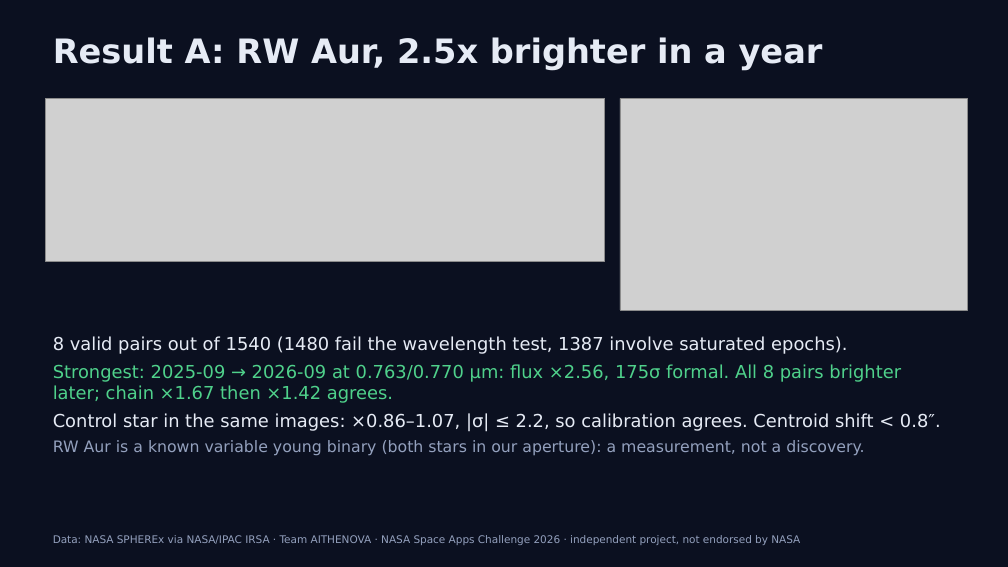
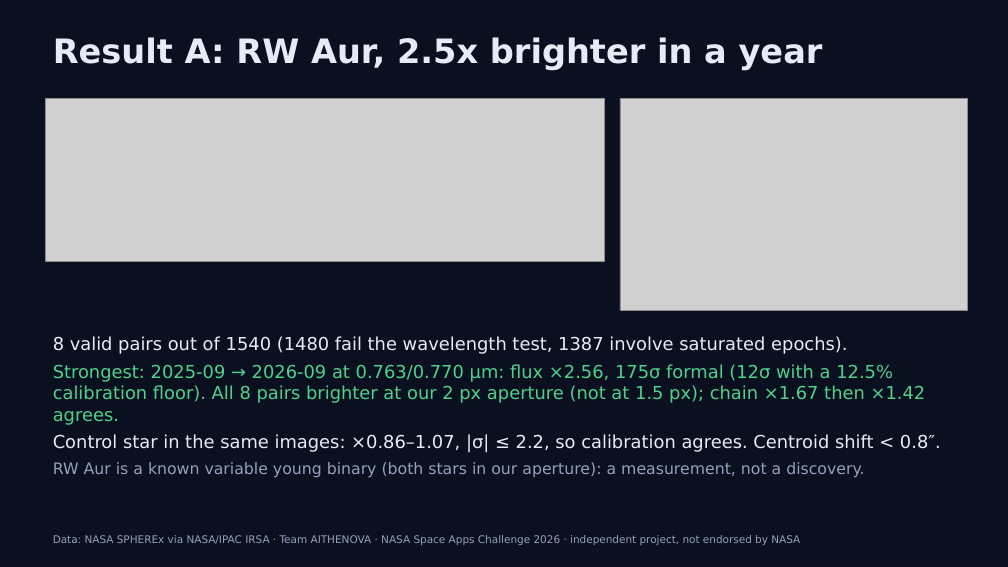
Before and after one commit to evantampa129/HIPPARCHUS-SpaceApps2026, a slide deck: slide 5 of presentation/hipparchus_7_slides.pptx. Drawn at 1008x567 pixels with LibreOffice and Linux fonts; fonts in the diff are those of the drawing; grey boxes stand for pictures. Boxes give left, top, right and bottom in pixels: in the first picture for what was removed or moved away, otherwise in the second. Text is boxed around its words. In the diff, an @@ line names an element or a change of style, - is before the commit and + after.

Commit message:
Add the Judge Mode page and evidence capsules, and state the formal 175 sigma next to the calibrated value.

```diff
--- a/presentation/hipparchus_7_slides.pptx
+++ b/presentation/hipparchus_7_slides.pptx
@@ text at bbox=[53, 364, 926, 425]: text changed @@
-Strongest: 2025-09 → 2026-09 at 0.763/0.770 µm: flux ×2.56, 175σ formal. All 8 pairs brighter later; chain ×1.67 then ×1.42 agrees.
+Strongest: 2025-09 → 2026-09 at 0.763/0.770 µm: flux ×2.56, 175σ formal (12σ with a 12.5% calibration floor). All 8 pairs brighter at our 2 px aperture (not at 1.5 px); chain ×1.67 then ×1.42 agrees.
```
Also in this commit, not shown: 2 other slides changed, 17 other files.
